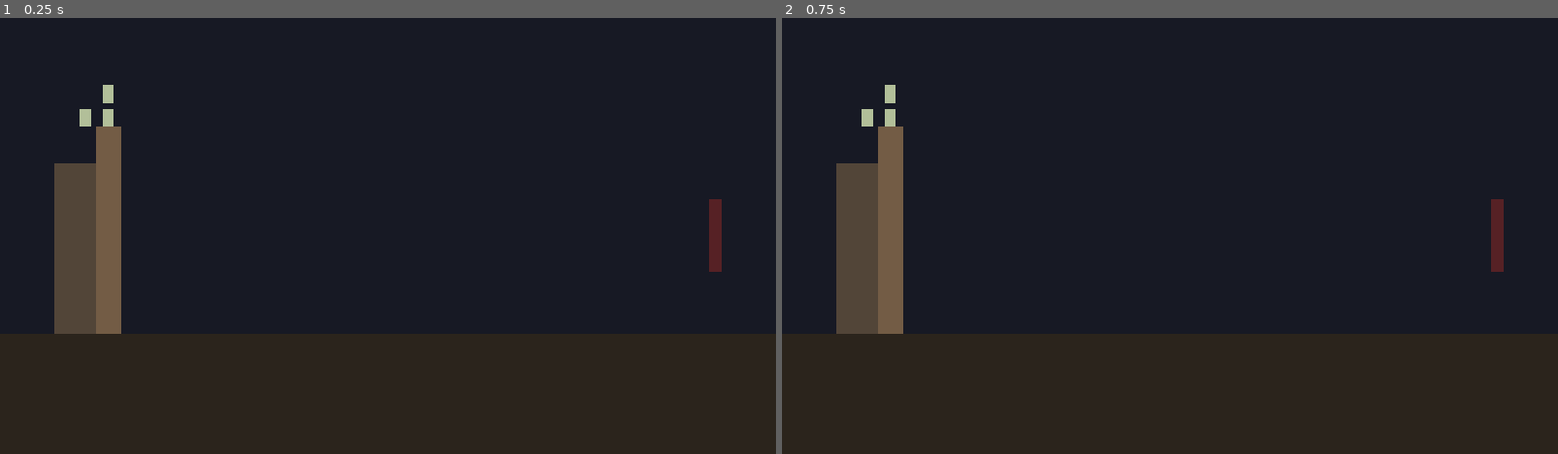
Above: before the commit, frames 1-2 (left to right).
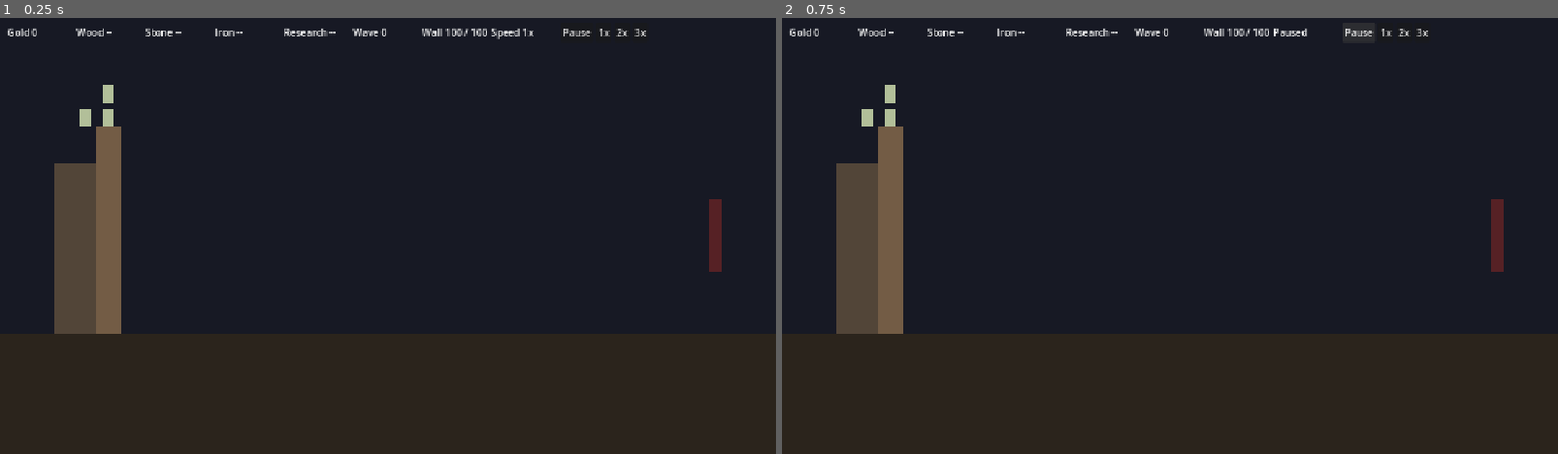
Above: after the commit, the same moments.

Repository: root-Shubh/the-last-wall
Game: Godot game, scene res://scenes/main.tscn
Same seed, same stepped clock (60 frames per second), same inputs: the game is played once before the commit and once after it.
Inputs (mouse positions are in pixels of both pictures, inside the frame that each line leads up to):
- Up to frame 1 (0.25 s): no input
- Up to frame 2 (0.75 s): click (1356, 31) at 0.5 s, where only the run after the commit has a clickable "Pause"

The runs differ from the first frame. In frame 1, 0.5% of the frame differs, in the area x 1-84%, y 2-5%; in frame 2, 0.5%.

Commit message:
SVTLW-28 #comment add top bar HUD with speed controls
TopBar shows gold, wood, stone, iron, research, wave, wall health and
speed. Wood, stone, iron and research show placeholders until M2.
Pause, 1x, 2x and 3x buttons drive the simulation clock; pause does not
block UI. Labels update from GameState and wave signals. Battlefield
creates the HUD on setup. Headless test covers label updates and speed
and pause behaviour.

Co-Authored-By: Claude Haiku 5.5 <noreply@anthropic.com>

Diff:
--- a/game/scripts/battlefield.gd
+++ b/game/scripts/battlefield.gd
@@ -16,6 +16,7 @@
 var projectiles: ProjectilePool
 var rewards: RewardTracker
 var wall: WallManager
+var hud: TopBar
 var _built: bool = false
 
 
@@ -34,6 +35,9 @@
 		game_state = get_node_or_null("/root/GameState")
 	_build_systems()
 	_connect_systems()
+	hud = TopBar.new()
+	add_child(hud)
+	hud.bind(game_state, clock, waves, wall)
 
 
 ## Starts the next wave from the catalog. Returns false if one is already running.
--- /dev/null
+++ b/game/tests/test_hud.gd
@@ -0,0 +1,61 @@
+## Headless tests for the top bar HUD (SVTLW-28).
+## Run: godot --headless --path game -s res://tests/test_hud.gd
+extends SceneTree
+
+var _failures: int = 0
+
+
+func _initialize() -> void:
+	var state: Node = root.get_node("GameState")
+	state.reset()
+	state.add_gold(75)
+
+	var field: Battlefield = load("res://scenes/battlefield.tscn").instantiate()
+	field.game_state = state
+	root.add_child(field)
+	field.ensure_ready()
+	var hud: TopBar = field.hud
+
+	print("labels")
+	_check(hud._gold_label.text == "Gold 75", "gold label shows the balance")
+	state.spend_gold(25)
+	_check(hud._gold_label.text == "Gold 50", "gold label updates on spend")
+	_check(hud._wall_label.text == "Wall 100 / 100", "wall label shows health and max")
+	state.damage_wall(20)
+	_check(hud._wall_label.text == "Wall 80 / 100", "wall label updates on damage")
+	_check(hud._wood_label.text.contains("--") and hud._research_label.text.contains("--"), "unbuilt resources show placeholders")
+	field.start_wave()
+	_check(hud._wave_label.text == "Wave 1", "wave label shows the running wave")
+
+	print("speed and pause")
+	_check(hud.speed_text() == "Speed 1x", "starts at 1x")
+	hud.set_speed(3)
+	_check(hud.speed_text() == "Speed 3x" and field.clock.speed == 3, "3x sets the clock and the label")
+	hud.toggle_pause()
+	_check(hud.speed_text() == "Paused" and field.clock.paused, "pause stops the clock and shows Paused")
+	hud.set_speed(2)
+	_check(hud.speed_text() == "Speed 2x" and not field.clock.paused, "choosing a speed resumes the clock")
+
+	print("controls")
+	var buttons: int = 0
+	for child: Node in hud.get_children():
+		buttons += _count_buttons(child)
+	_check(buttons == 4, "four controls: pause, 1x, 2x, 3x")
+
+	print("RESULT: %s (%d failure(s))" % ["PASS" if _failures == 0 else "FAIL", _failures])
+	quit(0 if _failures == 0 else 1)
+
+
+func _check(condition: bool, label: String) -> void:
+	if condition:
+		print("  ok   - %s" % label)
+	else:
+		_failures += 1
+		print("  FAIL - %s" % label)
+
+
+func _count_buttons(node: Node) -> int:
+	var count: int = 1 if node is Button else 0
+	for child: Node in node.get_children():
+		count += _count_buttons(child)
+	return count
--- /dev/null
+++ b/game/ui/top_bar.gd
@@ -0,0 +1,97 @@
+## Top bar HUD (SVTLW-28). Shows gold, wood, stone, iron, research points, current wave,
+## wall health and game speed, and provides pause and 1x, 2x, 3x controls.
+## Wood, stone, iron and research are placeholders until M2 adds their production.
+class_name TopBar
+extends CanvasLayer
+
+const PLACEHOLDER: String = "--"
+
+var _gold_label: Label
+var _wood_label: Label
+var _stone_label: Label
+var _iron_label: Label
+var _research_label: Label
+var _wave_label: Label
+var _wall_label: Label
+var _speed_label: Label
+var _clock: SimulationClock = null
+var _built: bool = false
+
+
+## Builds the labels and buttons once. Safe to call more than once.
+func build() -> void:
+	if _built:
+		return
+	_built = true
+	layer = 10
+	var bar: HBoxContainer = HBoxContainer.new()
+	bar.position = Vector2(12.0, 8.0)
+	bar.size = Vector2(1256.0, 32.0)
+	add_child(bar)
+
+	_gold_label = _label(bar, "Gold 0")
+	_wood_label = _label(bar, "Wood %s" % PLACEHOLDER)
+	_stone_label = _label(bar, "Stone %s" % PLACEHOLDER)
+	_iron_label = _label(bar, "Iron %s" % PLACEHOLDER)
+	_research_label = _label(bar, "Research %s" % PLACEHOLDER)
+	_wave_label = _label(bar, "Wave 0")
+	_wall_label = _label(bar, "Wall --")
+	_speed_label = _label(bar, "Speed 1x")
+
+	_button(bar, "Pause", func() -> void: toggle_pause())
+	_button(bar, "1x", func() -> void: set_speed(1))
+	_button(bar, "2x", func() -> void: set_speed(2))
+	_button(bar, "3x", func() -> void: set_speed(3))
+
+
+## Connects to the game systems. Call after build() so the labels exist.
+func bind(game_state: Node, clock: SimulationClock, waves: WaveManager, wall: WallManager) -> void:
+	build()
+	_clock = clock
+	game_state.resources_changed.connect(func(gold: int) -> void: _gold_label.text = "Gold %d" % gold)
+	game_state.wall_health_changed.connect(func(health: int) -> void:
+		_wall_label.text = "Wall %d / %d" % [health, game_state.wall_max_health])
+	waves.wave_started.connect(func(number: int) -> void: _wave_label.text = "Wave %d" % number)
+	clock.speed_changed.connect(func(_s: int) -> void: _refresh_speed())
+	clock.paused_changed.connect(func(_p: bool) -> void: _refresh_speed())
+	_gold_label.text = "Gold %d" % game_state.gold
+	_wall_label.text = "Wall %d / %d" % [game_state.wall_health, game_state.wall_max_health]
+	_refresh_speed()
+
+
+func set_speed(value: int) -> void:
+	if _clock == null:
+		return
+	_clock.set_speed(value)
+	_clock.set_paused(false)
+
+
+func toggle_pause() -> void:
+	if _clock == null:
+		return
+	_clock.toggle_pause()
+
+
+func speed_text() -> String:
+	return _speed_label.text
+
+
+func _refresh_speed() -> void:
+	if _clock == null:
+		return
+	_speed_label.text = "Paused" if _clock.paused else "Speed %dx" % _clock.speed
+
+
+func _label(parent: Node, text: String) -> Label:
+	var label: Label = Label.new()
+	label.text = text
+	label.custom_minimum_size = Vector2(110.0, 0.0)
+	parent.add_child(label)
+	return label
+
+
+func _button(parent: Node, text: String, action: Callable) -> void:
+	var button: Button = Button.new()
+	button.text = text
+	button.pressed.connect(action)
+	parent.add_child(button)
Not shown, added: game/tests/test_hud.gd.uid
Not shown, added: game/ui/top_bar.gd.uid
